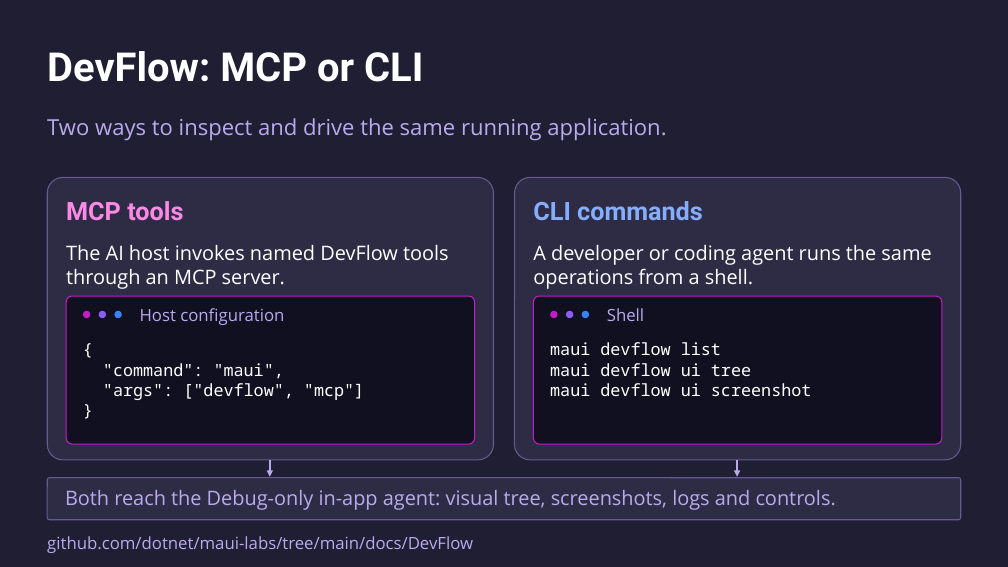
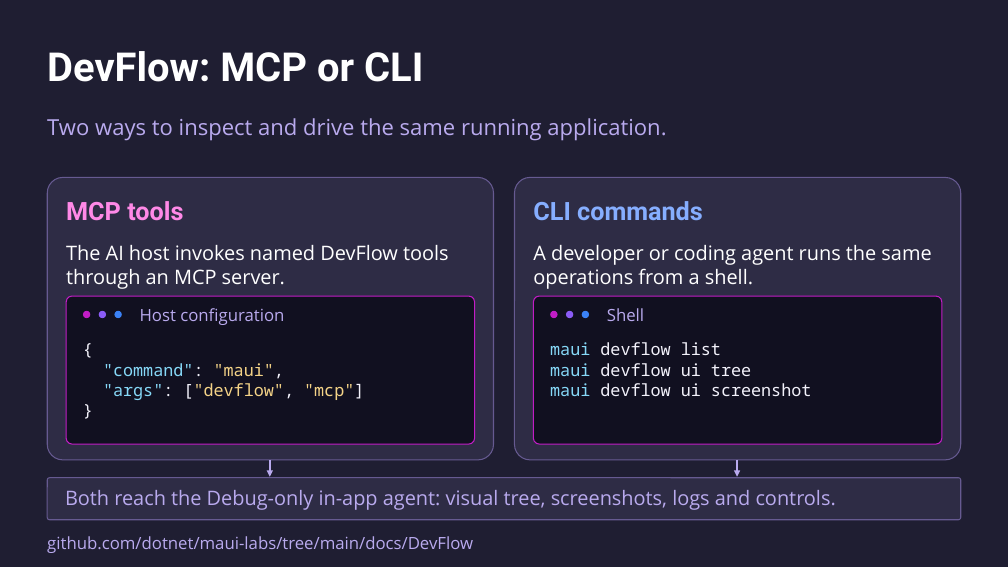
Before and after one commit to mattleibow/dotnetconf2026, a slide deck: slide 8 of slides.pptx. Drawn at 1008x567 pixels with LibreOffice and Linux fonts; fonts in the diff are those of the drawing. Boxes give left, top, right and bottom in pixels: in the first picture for what was removed or moved away, otherwise in the second. Text is boxed around its words. In the diff, an @@ line names an element or a change of style, - is before the commit and + after.

```diff
--- a/slides.pptx
+++ b/slides.pptx
@@ text "{" at (x1=103, y1=363, x2=364, y2=400): text colour #FFFFFF to #F2F1FA in "{", ""command": "maui",", ""args": ["devflow", "mcp"]", "}"; text colour #FFFFFF to #86D8F7 in ""command":", ""args":"; text colour #FFFFFF to #F4D387 in ""maui",", "["devflow", "mcp"]" @@
@@ text "maui devflow list" at (x1=550, y1=342, x2=812, y2=396): text colour #FFFFFF to #86D8F7 in "maui", "maui", "maui"; text colour #FFFFFF to #F2F1FA in "devflow list", "devflow ui tree", "devflow ui screenshot" @@
```
Also in this commit, not shown: 15 other slides changed.
